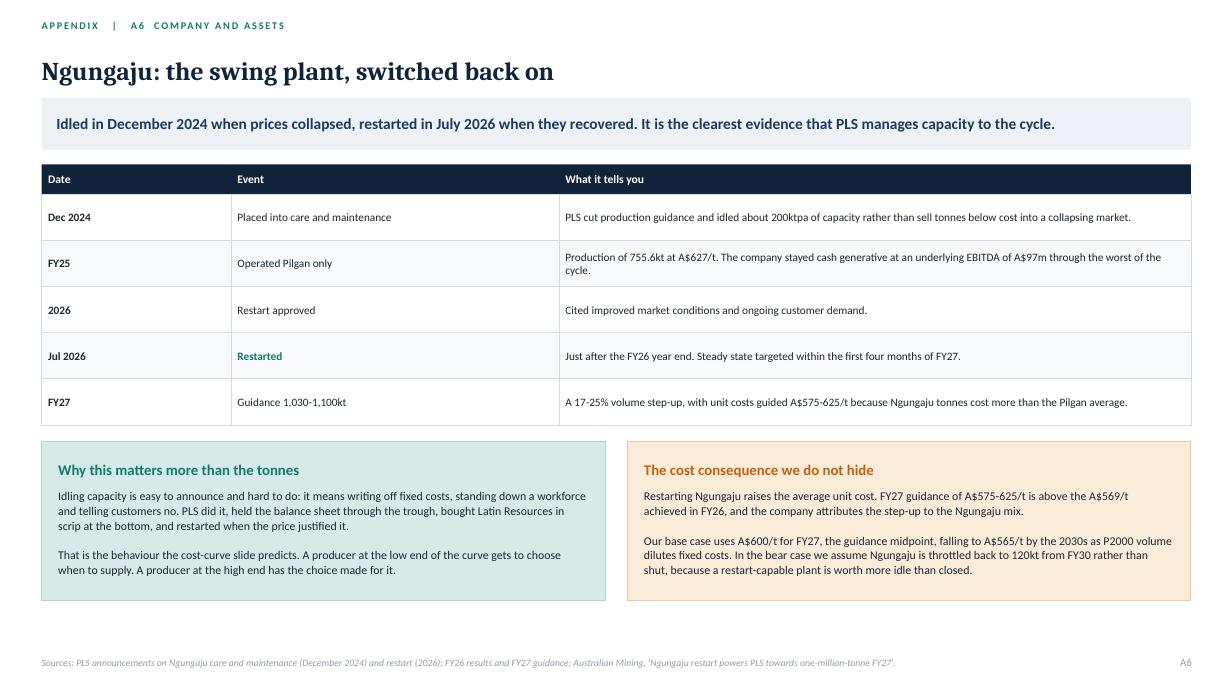
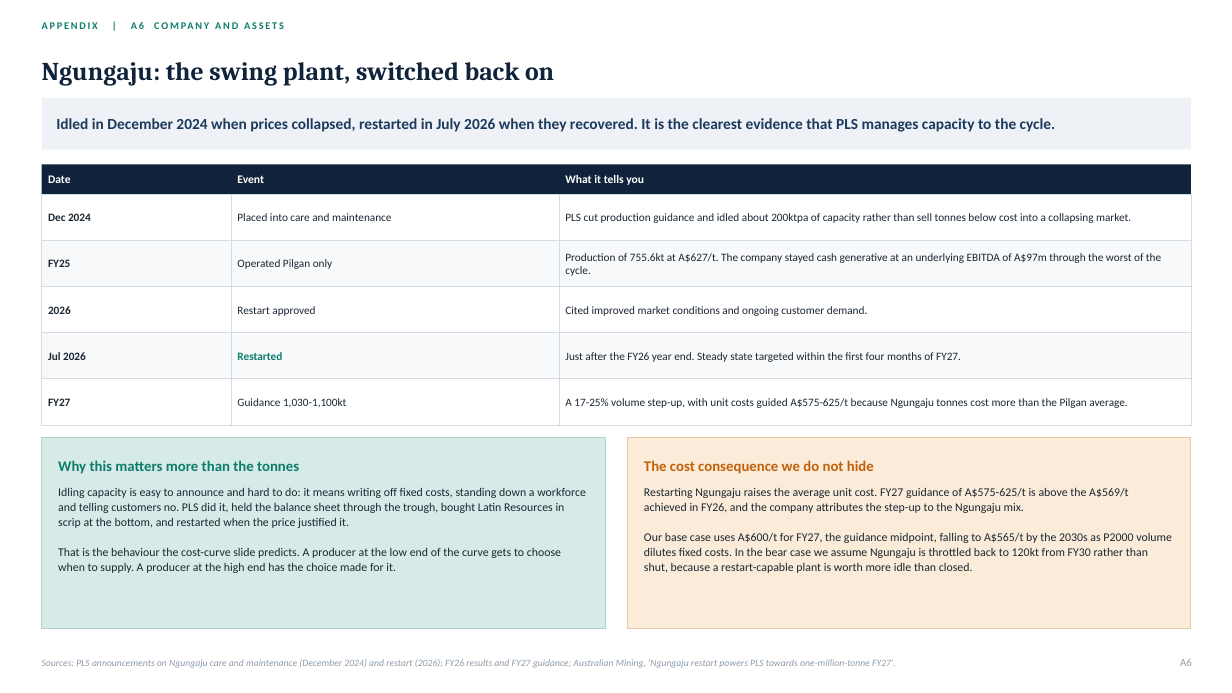
Before and after one commit to SportsSwap/for-claude, a slide deck: slide 26 of deck/PLS_Group_FMAA_2026.pptx. Drawn at 1232x693 pixels with LibreOffice and Linux fonts; fonts in the diff are those of the drawing. Boxes give left, top, right and bottom in pixels: in the first picture for what was removed or moved away, otherwise in the second. Text is boxed around its words. In the diff, an @@ line names an element or a change of style, - is before the commit and + after.

```diff
--- a/deck/PLS_Group_FMAA_2026.pptx
+++ b/deck/PLS_Group_FMAA_2026.pptx
@@ rectangle: place and size @@
-rectangle at (42,442,605,601)
+rectangle at (42,438,605,628)
@@ rectangle: place and size @@
-rectangle at (628,442,1191,601)
+rectangle at (628,438,1191,628)
@@ text "Why this matters more than ...": place and size @@
-text "Why this matters more than ..." at (58,464,299,478)
+text "Why this matters more than ..." at (58,460,299,474)
@@ text "The cost consequence we do ...": place and size @@
-text "The cost consequence we do ..." at (644,464,874,478)
+text "The cost consequence we do ..." at (644,460,874,474)
@@ text "Idling capacity is easy to ...": place and size @@
-text "Idling capacity is easy to ..." at (58,492,586,576)
+text "Idling capacity is easy to ..." at (58,488,586,573)
@@ text "Restarting Ngungaju raises the average ...": place and size @@
-text "Restarting Ngungaju raises the average ..." at (644,491,1172,576)
+text "Restarting Ngungaju raises the average ..." at (644,487,1172,573)
```
Also in this commit, not shown: 4 other slides changed, 9 other files.
